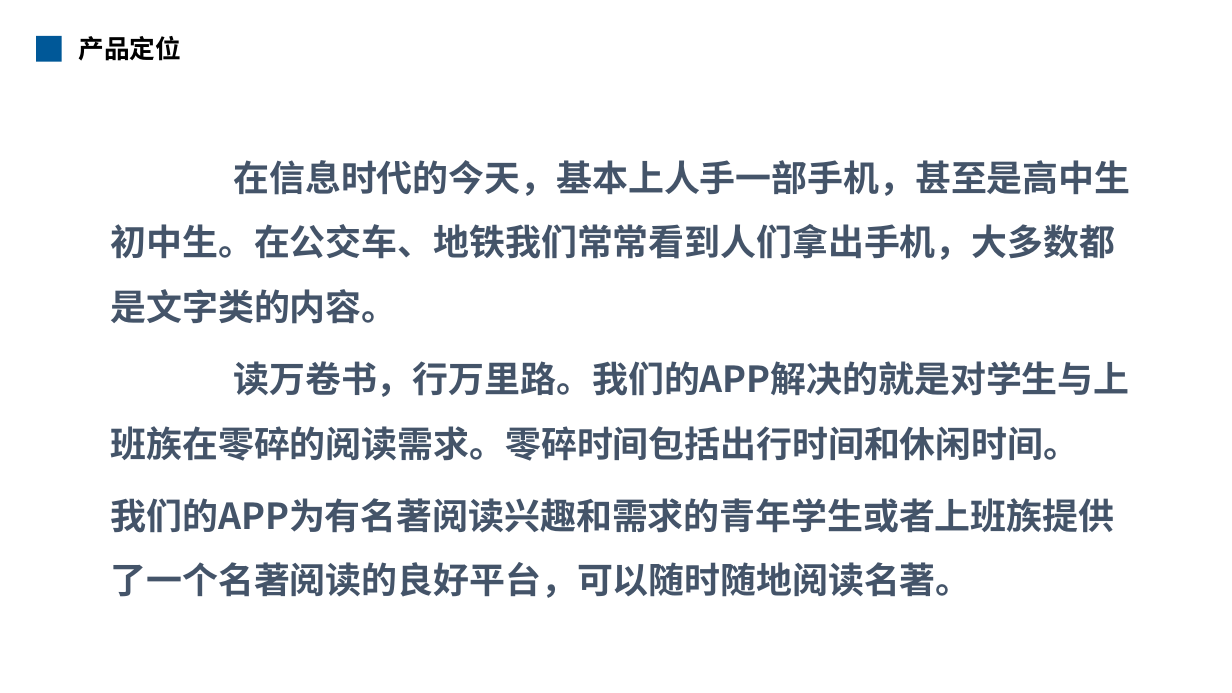
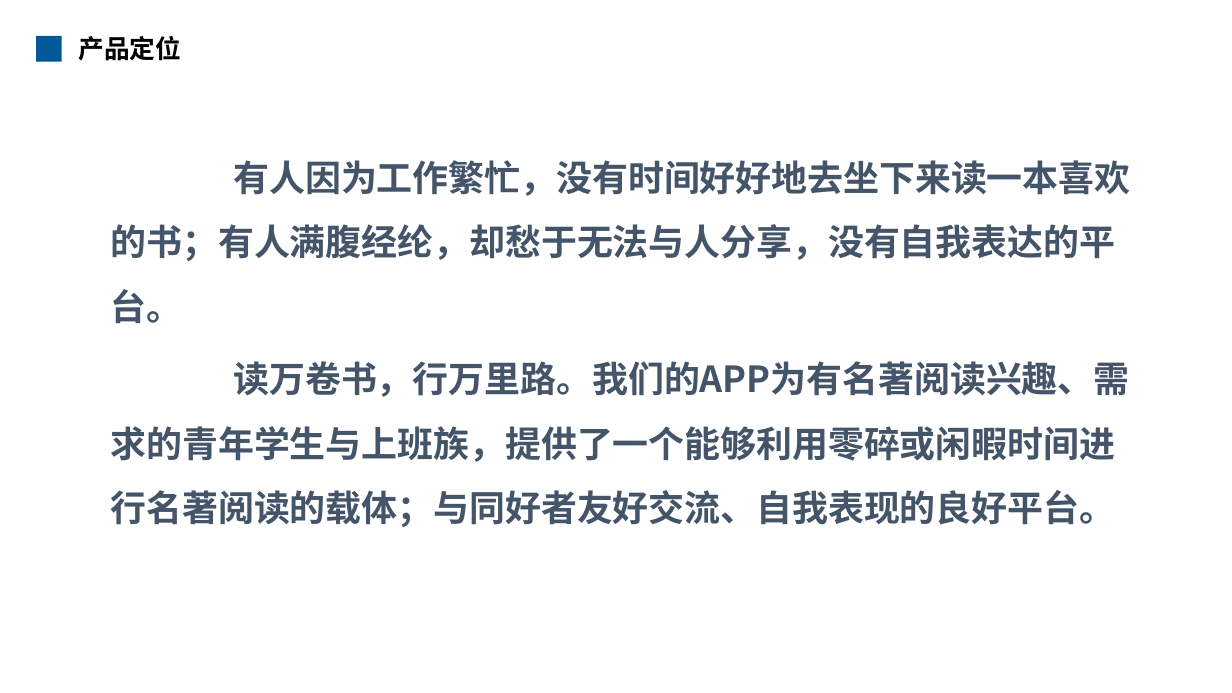
Before and after one commit to android-app-development-course/2019-26-ebook, a slide deck: slide 4 of 安卓应用汇报.pptx. Drawn at 1232x693 pixels with LibreOffice and Linux fonts; fonts in the diff are those of the drawing; background and template pictures are left out. Boxes give left, top, right and bottom in pixels: in the first picture for what was removed or moved away, otherwise in the second. Text is boxed around its words. In the diff, an @@ line names an element or a change of style, - is before the commit and + after.

```diff
--- a/安卓应用汇报.pptx
+++ b/安卓应用汇报.pptx
@@ text at <box>111,160,1130,527</box>: text changed @@
-在信息时代的今天，基本上人手一部手机，甚至是高中生初中生。在公交车、地铁我们常常看到人们拿出手机，大多数都是文字类的内容。
-读万卷书，行万里路。我们的APP解决的就是对学生与上班族在零碎的阅读需求。零碎时间包括出行时间和休闲时间。
-我们的APP为有名著阅读兴趣和需求的青年学生或者上班族提供了一个名著阅读的良好平台，可以随时随地阅读名著。
+有人因为工作繁忙，没有时间好好地去坐下来读一本喜欢的书；有人满腹经纶，却愁于无法与人分享，没有自我表达的平台。
+读万卷书，行万里路。我们的APP为有名著阅读兴趣、需求的青年学生与上班族，提供了一个能够利用零碎或闲暇时间进行名著阅读的载体；与同好者友好交流、自我表现的良好平台。
```
Also in this commit, not shown: 7 other slides changed.
